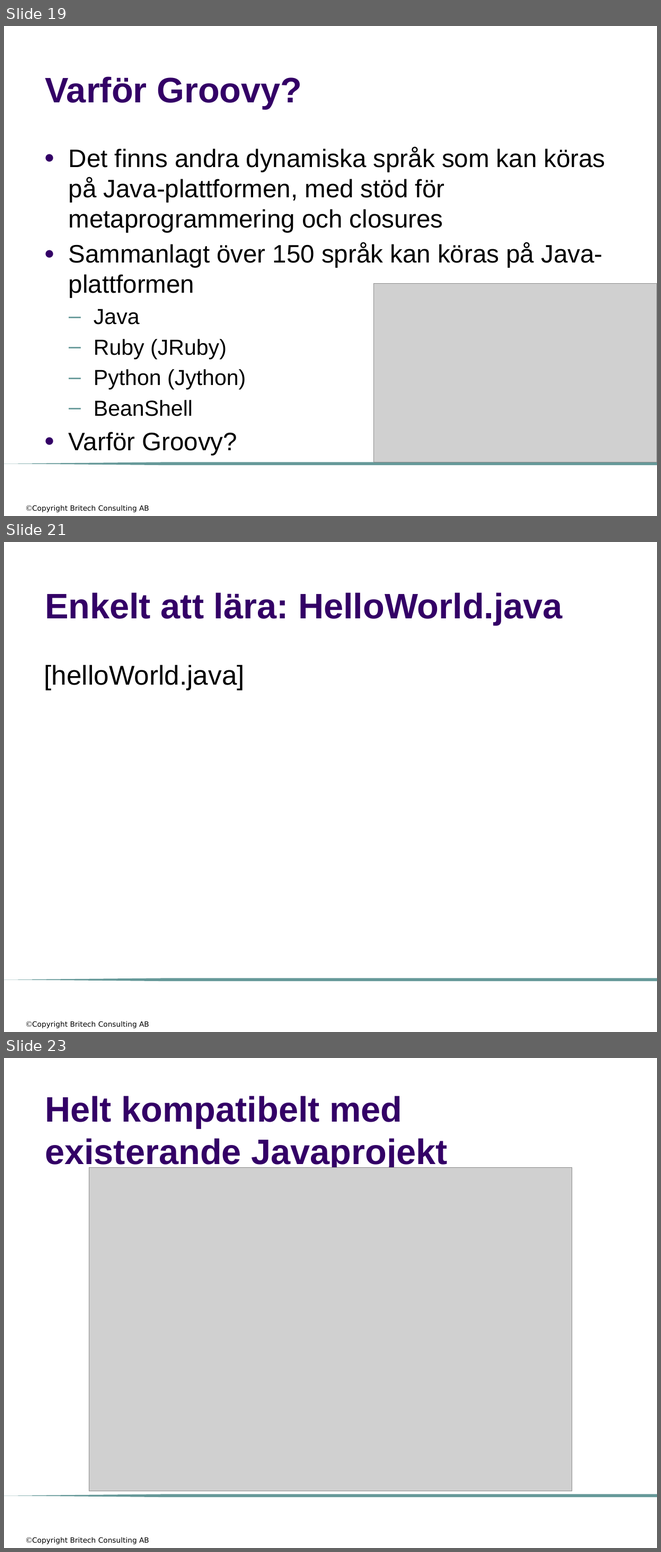
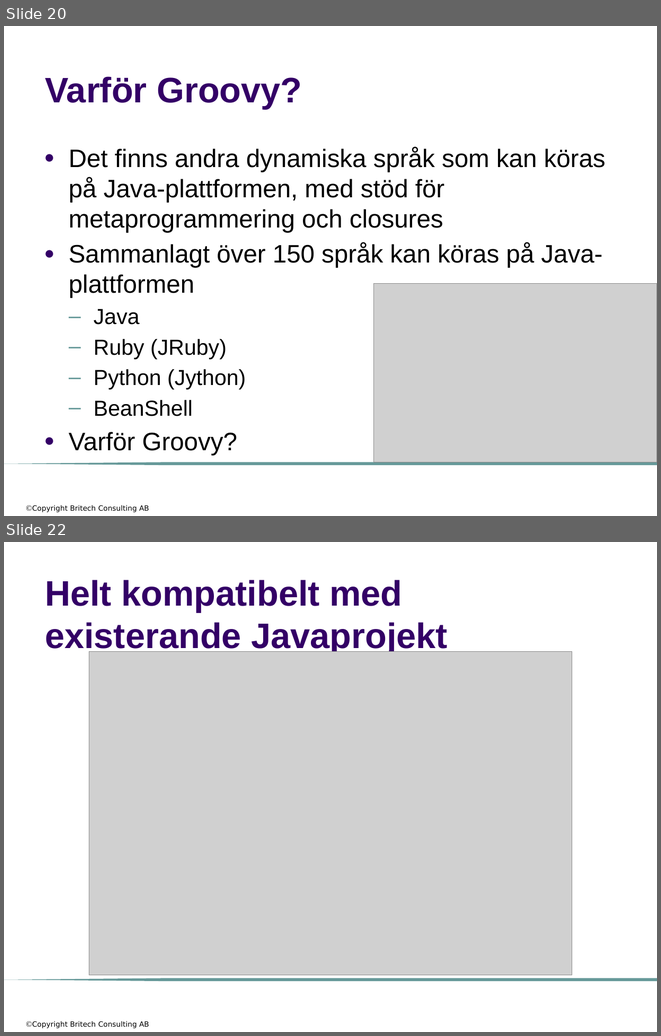
Before and after one commit to me97esn/groovyseminarium, a slide deck: groovyseminarie/dokument/groovyseminarium_source_w_logo.pptx. Shown one above the other, each under a label of ours: slides 19, 21 and 23 before the commit, slides 20 and 22 after it; the slides between them are not shown. The pictures are 661x1552 and 661x1036 pixels, drawn with LibreOffice and Linux fonts; fonts in the diff are those of the drawing; grey boxes stand for pictures; background and template pictures are left out. Boxes give left, top, right and bottom in pixels: in the first picture for what was removed or moved away, otherwise in the second. Text is boxed around its words. In the diff, an @@ line names an element or a change of style, - is before the commit and + after.

```diff
--- a/groovyseminarie/dokument/groovyseminarium_source_w_logo.pptx
+++ b/groovyseminarie/dokument/groovyseminarium_source_w_logo.pptx
@@ slide 21 removed at (x1=4, y1=542, x2=657, y2=1032), background #FFFFFF; not listed: 2 template elements that a slide beside it also shows @@
@@ title removed at (x1=45, y1=592, x2=563, y2=625) @@
-Enkelt att lära: HelloWorld.java
@@ text removed at (x1=44, y1=664, x2=245, y2=690) @@
-[helloWorld.java]
@@ what was slide 19 is now slide 20 @@
@@ what was slide 23 is now slide 22 @@
```
Also in this commit, not shown: 8 slides changed, 1 slide added, 2 other slides removed, 5 other files.
